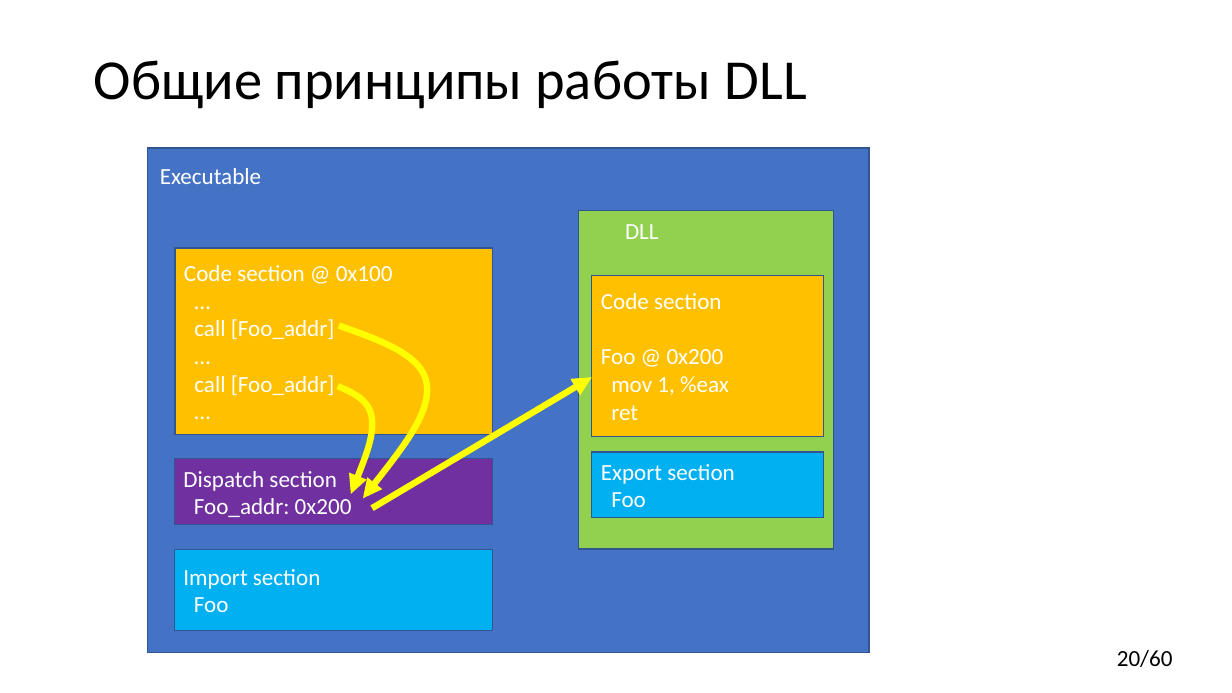
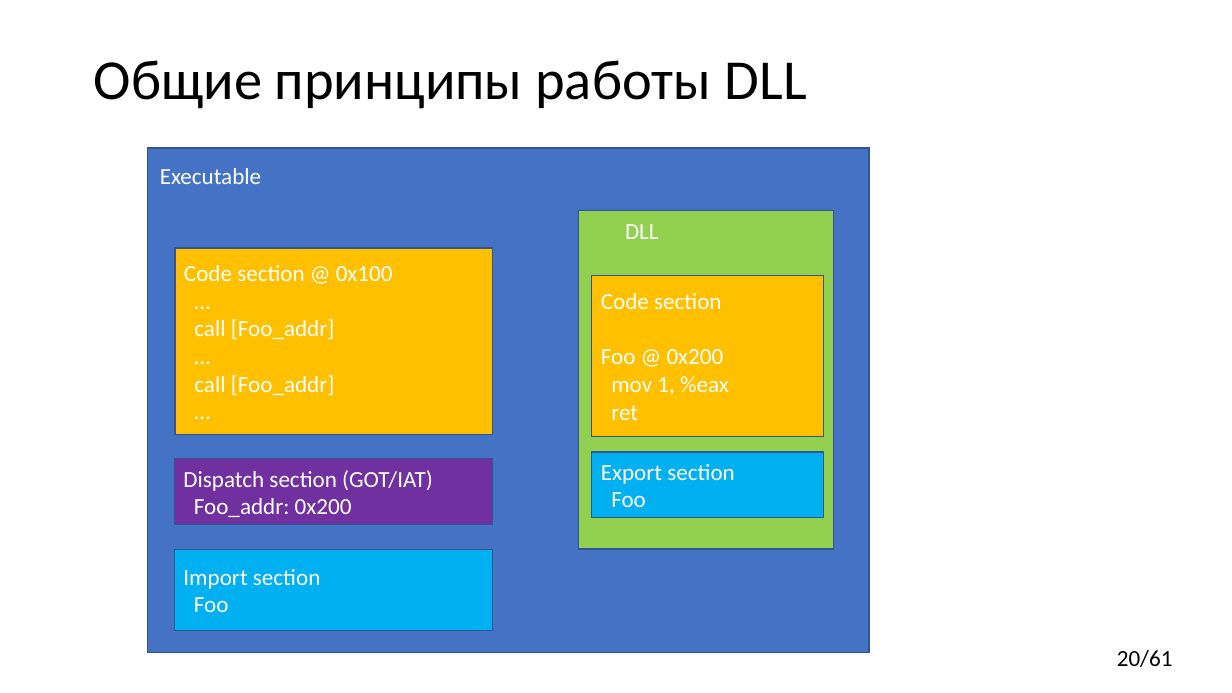
Before and after one commit to yugr/CppRussia, a slide deck: slide 20 of 2024/RU.pptx. Drawn at 1232x693 pixels with LibreOffice and Linux fonts; fonts in the diff are those of the drawing. Boxes give left, top, right and bottom in pixels: in the first picture for what was removed or moved away, otherwise in the second. Text is boxed around its words. In the diff, an @@ line names an element or a change of style, - is before the commit and + after.

Commit message:
Rework section about relocation.

```diff
--- a/2024/RU.pptx
+++ b/2024/RU.pptx
@@ freeform shape removed at bbox=[339, 325, 428, 498] @@
@@ freeform shape removed at bbox=[337, 386, 372, 494] @@
@@ arrow removed from (372, 508) to (592, 377) @@
@@ text in rectangle at bbox=[183, 470, 433, 491]: text changed @@
-Dispatch section
+Dispatch section (GOT/IAT)
@@ page number at bbox=[1117, 650, 1173, 667]: text changed @@
-20/60
+20/61
```
Also in this commit, not shown: 3 other slides changed, 1 slide added, 1 other file.
